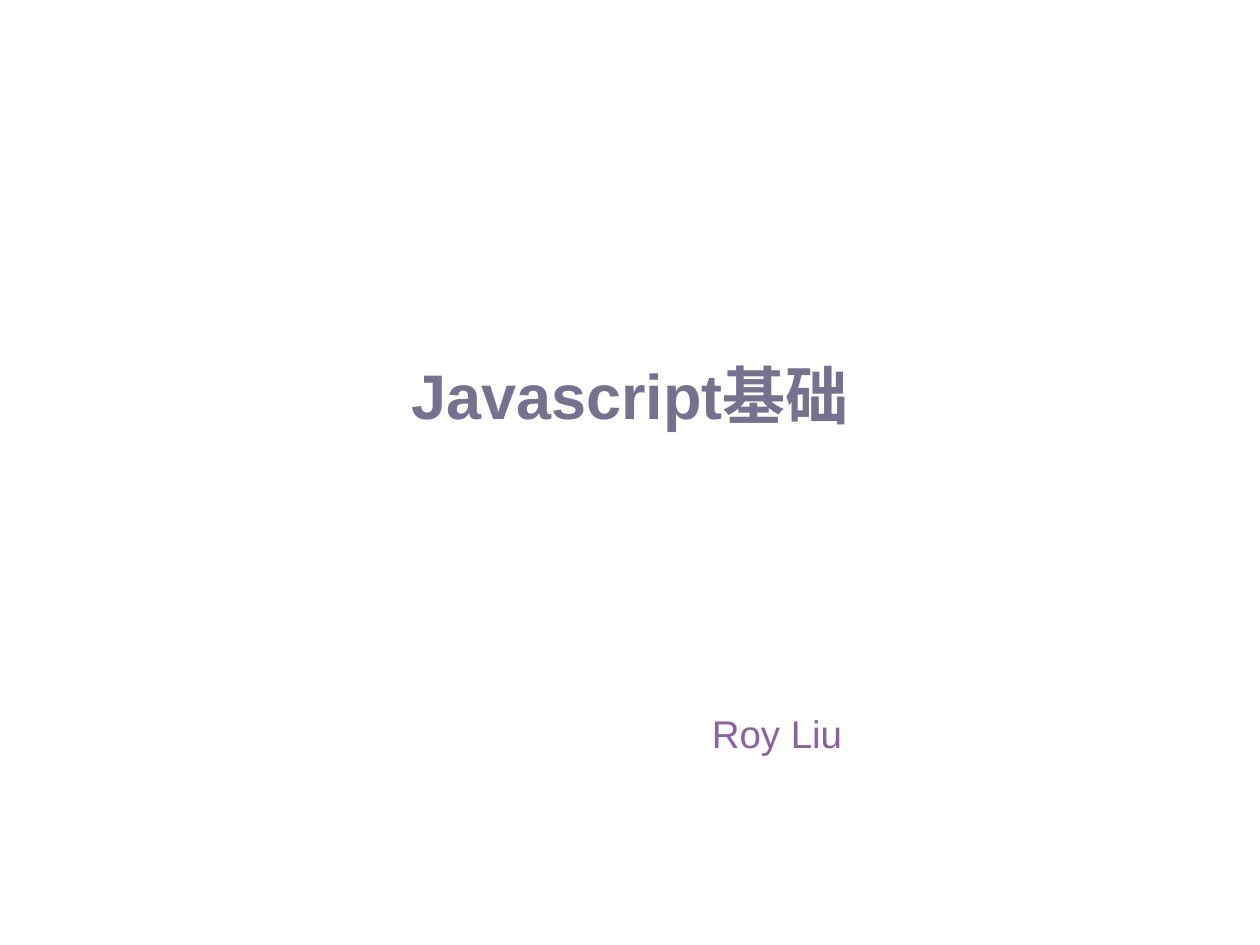
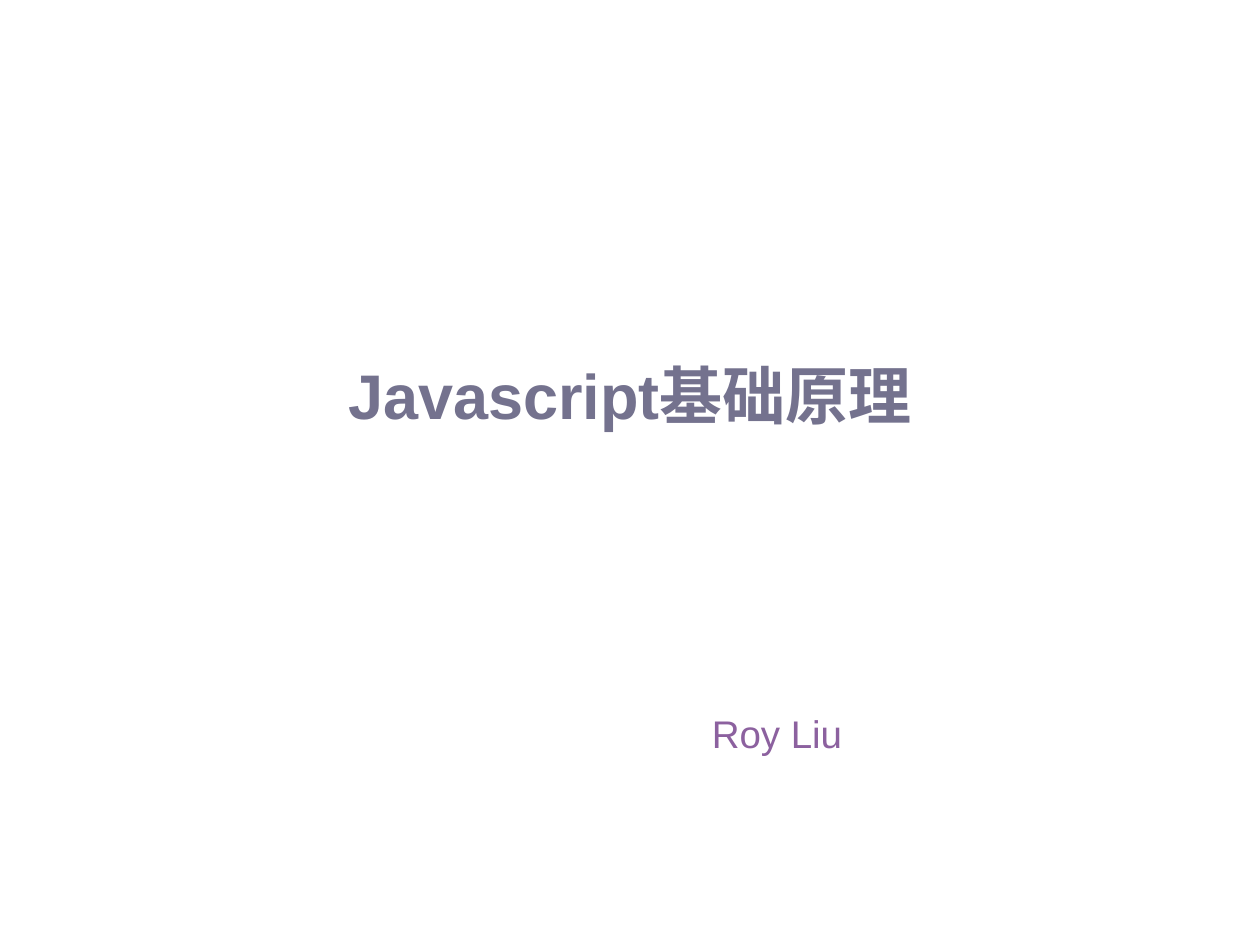
Before and after one commit to kinglywork/MyPPT, a slide deck: slide 1 of Javascript.ppt. Drawn at 1260x945 pixels with LibreOffice and Linux fonts; fonts in the diff are those of the drawing; background and template pictures are left out. Boxes give left, top, right and bottom in pixels: in the first picture for what was removed or moved away, otherwise in the second. Text is boxed around its words. In the diff, an @@ line names an element or a change of style, - is before the commit and + after.

Commit message:
update

```diff
--- a/Javascript.ppt
+++ b/Javascript.ppt
@@ title at (348, 370, 912, 431): text changed @@
-Javascript基础
+Javascript基础原理
```
